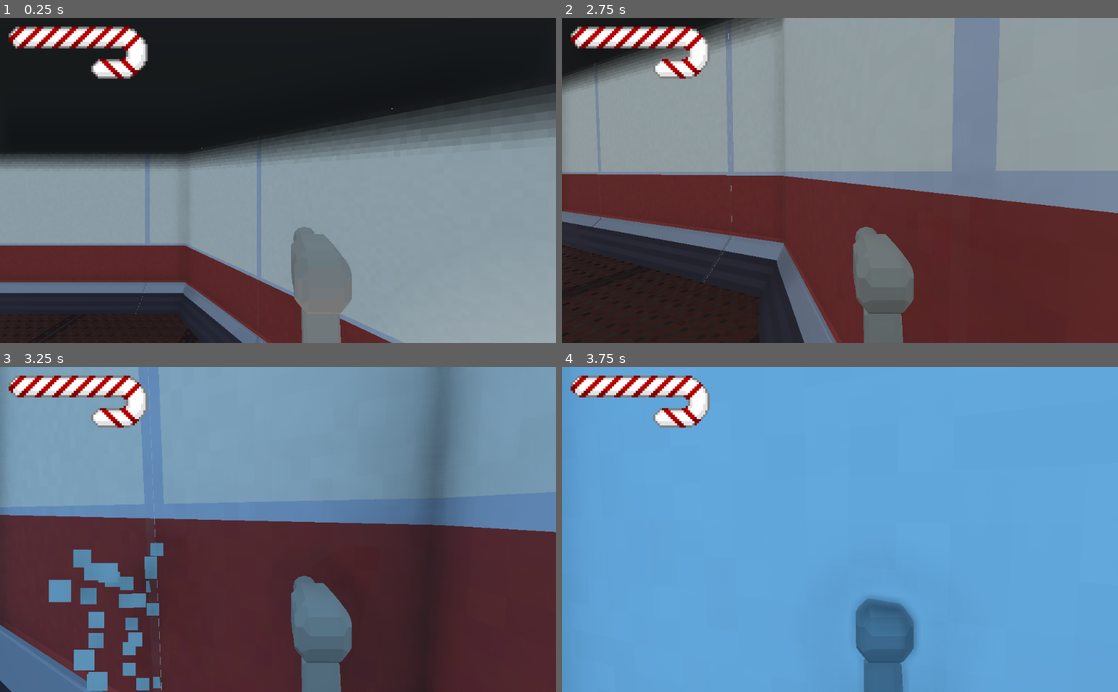
Above: before the commit, frames 1-4 (two rows, left to right).
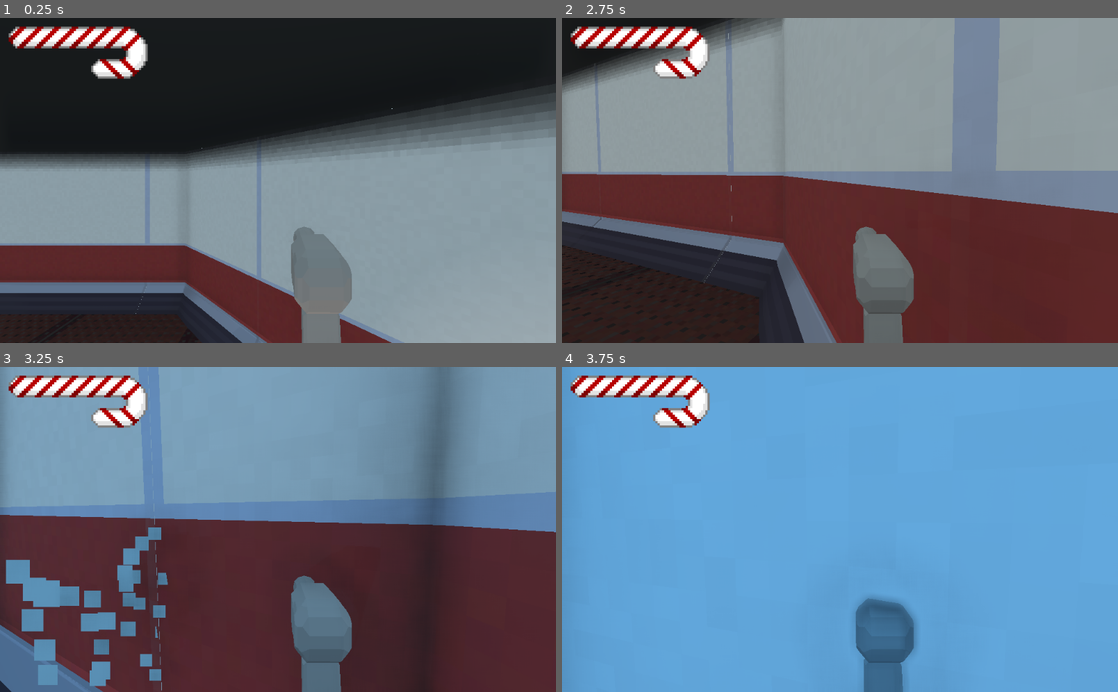
Above: after the commit, the same moments.

Repository: Naronco/JingleJam2020
Game: Godot game, scene res://main.tscn
The game is run twice, just before and just after one commit, with the same random seed, the same clock (stepped at 60 frames per second) and the same inputs.
Inputs (mouse positions are in pixels of both pictures, inside the frame that each line leads up to):
- Up to frame 1 (0.25 s): no input
- Up to frame 2 (2.75 s): tap Enter at 0.5 s; move the mouse to (962, 164) at 0.52 s; hold D (movement_right) 0.53-1.28 s; click (962, 164) at 0.67 s; tap Space (movement_jump) at 0.77, 1.52 s; move the mouse to (812, 180) at 1.27 s; hold W (movement_forward) from 1.28 s (still down); move the mouse to (851, 174) at 2.02 s
- Up to frame 3 (3.25 s): keep holding W (movement_forward); move the mouse to (272, 536) at 2.77 s; click (272, 536) at 2.92 s; tap Space (movement_jump) at 3.02 s
- Up to frame 4 (3.75 s): keep holding W (movement_forward); move the mouse to (878, 532) at 3.52 s

Frames 1-2 are identical in both runs. In frame 3, 4.9% of the frame differs, in the area x 1-31%, y 49-100%; in frame 4, nothing differs.

Commit message:
improve paint ball collisions

Diff:
--- a/PaintBall/PaintBall.tscn
+++ b/PaintBall/PaintBall.tscn
@@ -22,6 +22,7 @@
 [node name="Paintball" type="RigidBody"]
 transform = Transform( 1, 0, 0, 0, 1, 0, 0, 0, 1, 0, 0.615122, -6.27976 )
 mass = 0.1
+continuous_cd = true
 contacts_reported = 10
 contact_monitor = true
 axis_lock_angular_x = true
